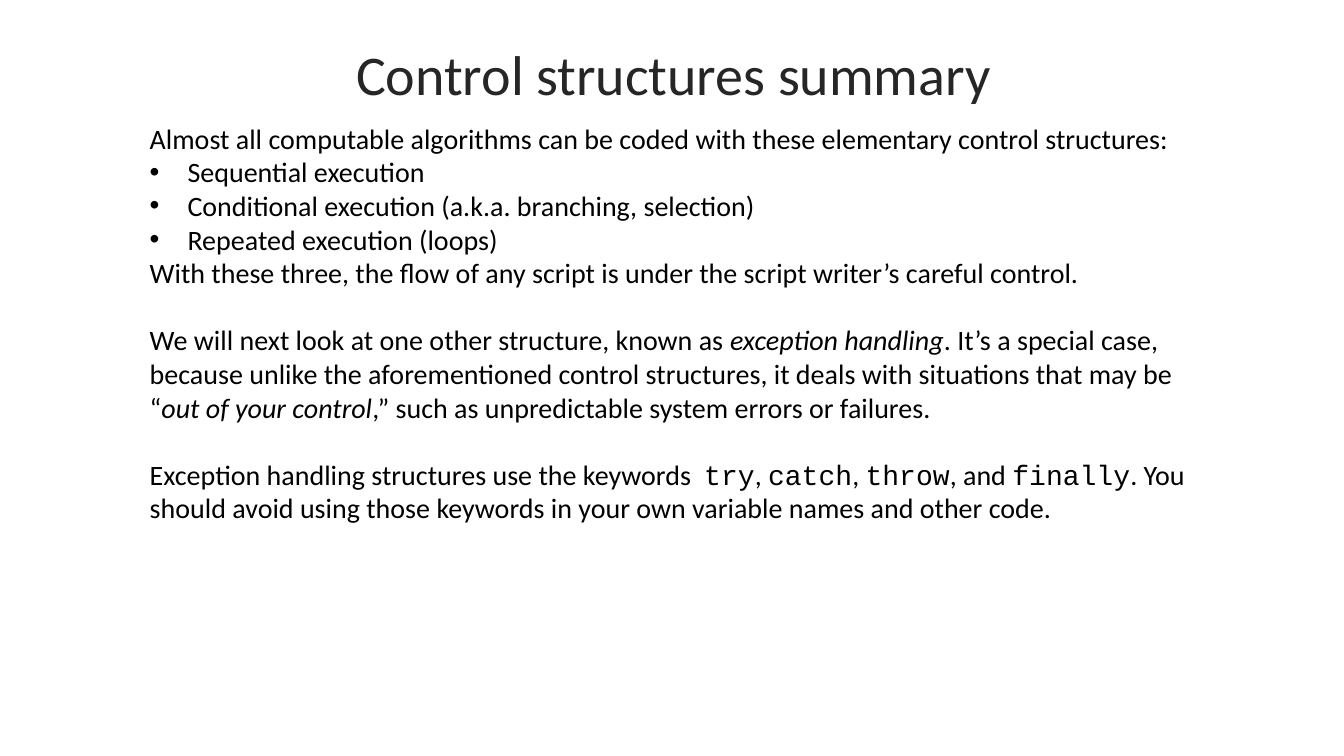
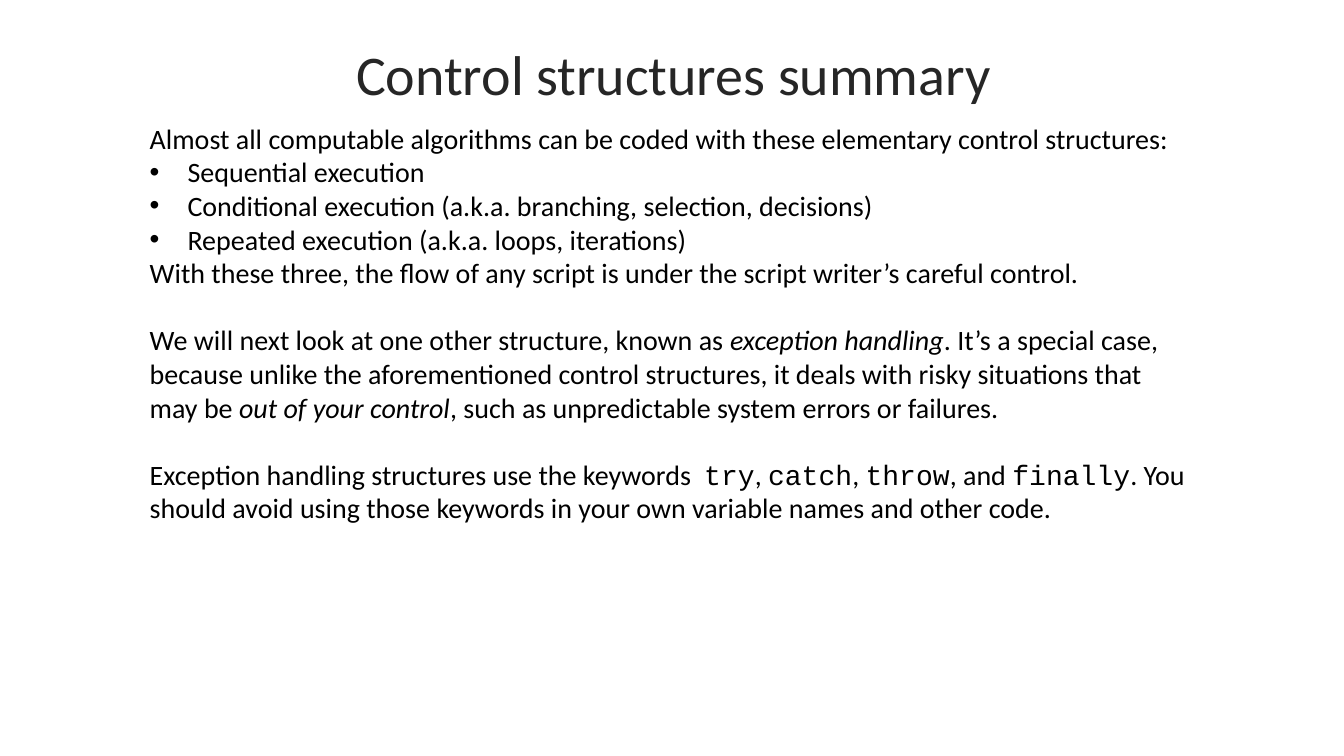
Before and after one commit to byui-cyber360/content, a slide deck: slide 17 of CYBER360-2.7-2.A-Control-Structures.pptx. Drawn at 1344x756 pixels with LibreOffice and Linux fonts; fonts in the diff are those of the drawing. Boxes give left, top, right and bottom in pixels: in the first picture for what was removed or moved away, otherwise in the second. Text is boxed around its words. In the diff, an @@ line names an element or a change of style, - is before the commit and + after.

```diff
--- a/CYBER360-2.7-2.A-Control-Structures.pptx
+++ b/CYBER360-2.7-2.A-Control-Structures.pptx
@@ text at (188,195,872,255): text changed @@
-• Conditional execution (a.k.a. branching, selection)
-• Repeated execution (loops)
+• Conditional execution (a.k.a. branching, selection, decisions)
+• Repeated execution (a.k.a. loops, iterations)
@@ text at (150,330,1158,423): text changed @@
-We will next look at one other structure, known as exception handling. It’s a special case, because unlike the aforementioned control structures, it deals with situations that may be “out of your control,” such as unpredictable system errors or failures.
+We will next look at one other structure, known as exception handling. It’s a special case, because unlike the aforementioned control structures, it deals with risky situations that may be out of your control, such as unpredictable system errors or failures.
```
Also in this commit, not shown: 15 other slides changed, 4 slides added, 22 other files.
